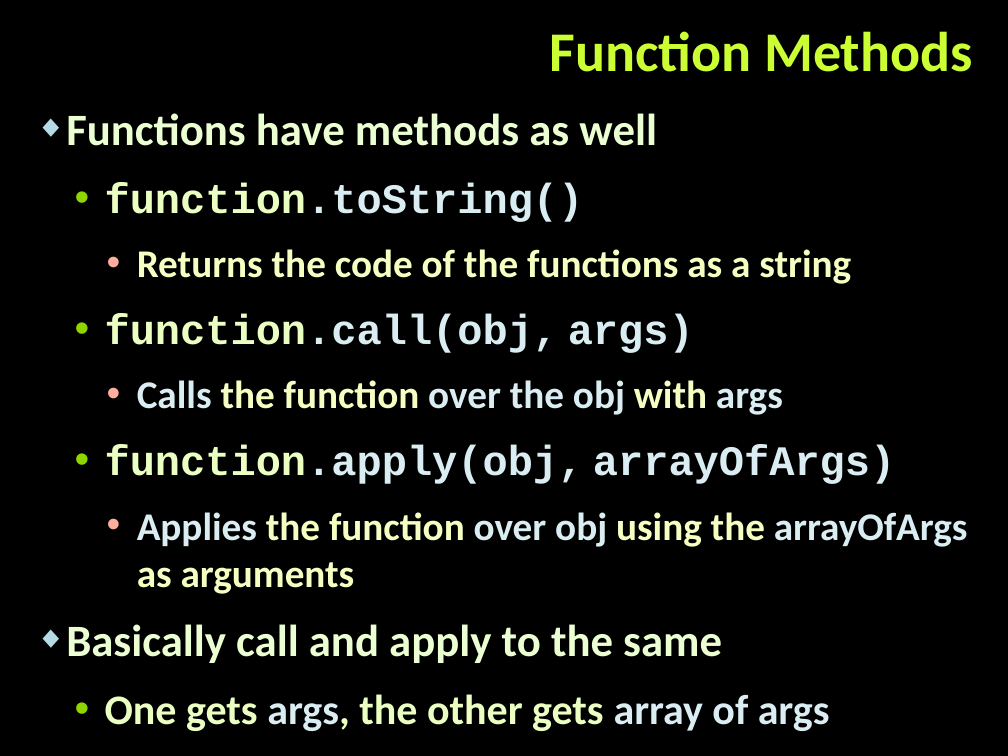
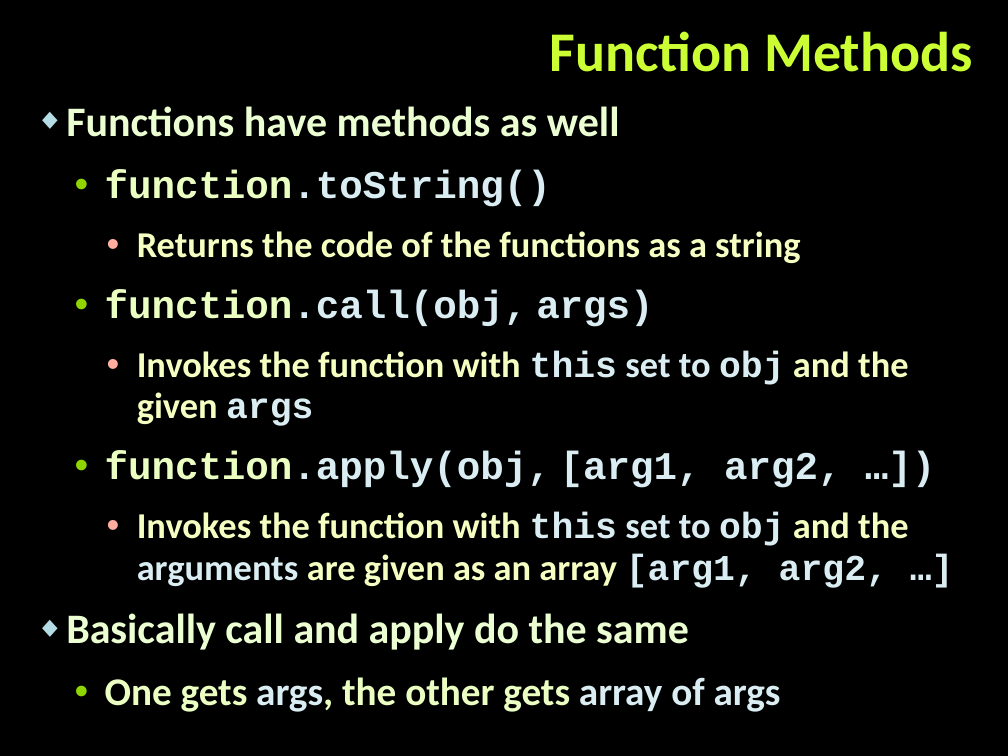
Before and after one commit to tddold/Telerik-Academy, a slide deck: slide 24 of Web Design &UI/4. JS OOP/Presentacions/Functions-and-function-expressions.pptx (slide 31 before the commit). Drawn at 1008x756 pixels with LibreOffice and Linux fonts; fonts in the diff are those of the drawing; background and template pictures are left out. Boxes give left, top, right and bottom in pixels: in the first picture for what was removed or moved away, otherwise in the second. Text is boxed around its words. In the diff, an @@ line names an element or a change of style, - is before the commit and + after.

```diff
--- a/Web Design &UI/4. JS OOP/Presentacions/Functions-and-function-expressions.pptx
+++ b/Web Design &UI/4. JS OOP/Presentacions/Functions-and-function-expressions.pptx
@@ text at bbox=[66, 106, 800, 712]: size 32 to 30 pt in "Functions have methods as well"; size 30 to 28 pt in "function.toString()", "function.call(obj, args)", "One gets args, the other gets array ..."; size 28 to 26 pt in "Returns the code of the functions as ..."; line spacing 1 to 0.95 @@
@@ text at bbox=[66, 351, 908, 650]: text changed; size 28 to 26 pt; text colour #DAEDF2 to #F5FFC2 @@
-    • Calls the function over the obj with args
-  • function.apply(obj, arrayOfArgs)
-    • Applies the function over obj using the arrayOfArgs as arguments
-◆ Basically call and apply to the same
+    • Invokes the function with this set to obj and the given args
+  • function.apply(obj, [arg1, arg2, …])
+    • Invokes the function with this set to obj and the arguments are given as an array [arg1, arg2, …]
+◆ Basically call and apply do the same
```
Also in this commit, not shown: 13 other slides changed, 3 slides added, 36 slides removed, 16 other files.
